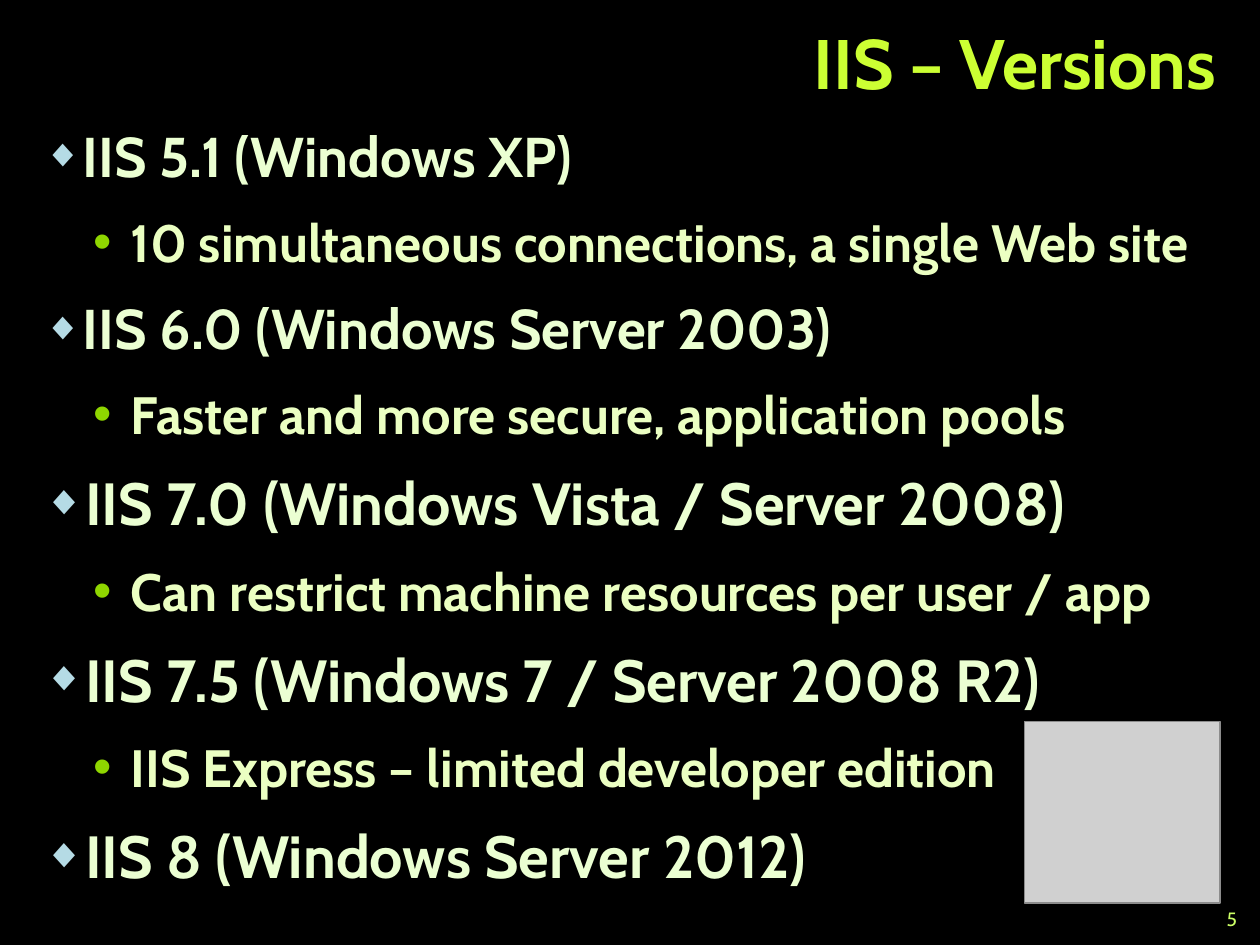
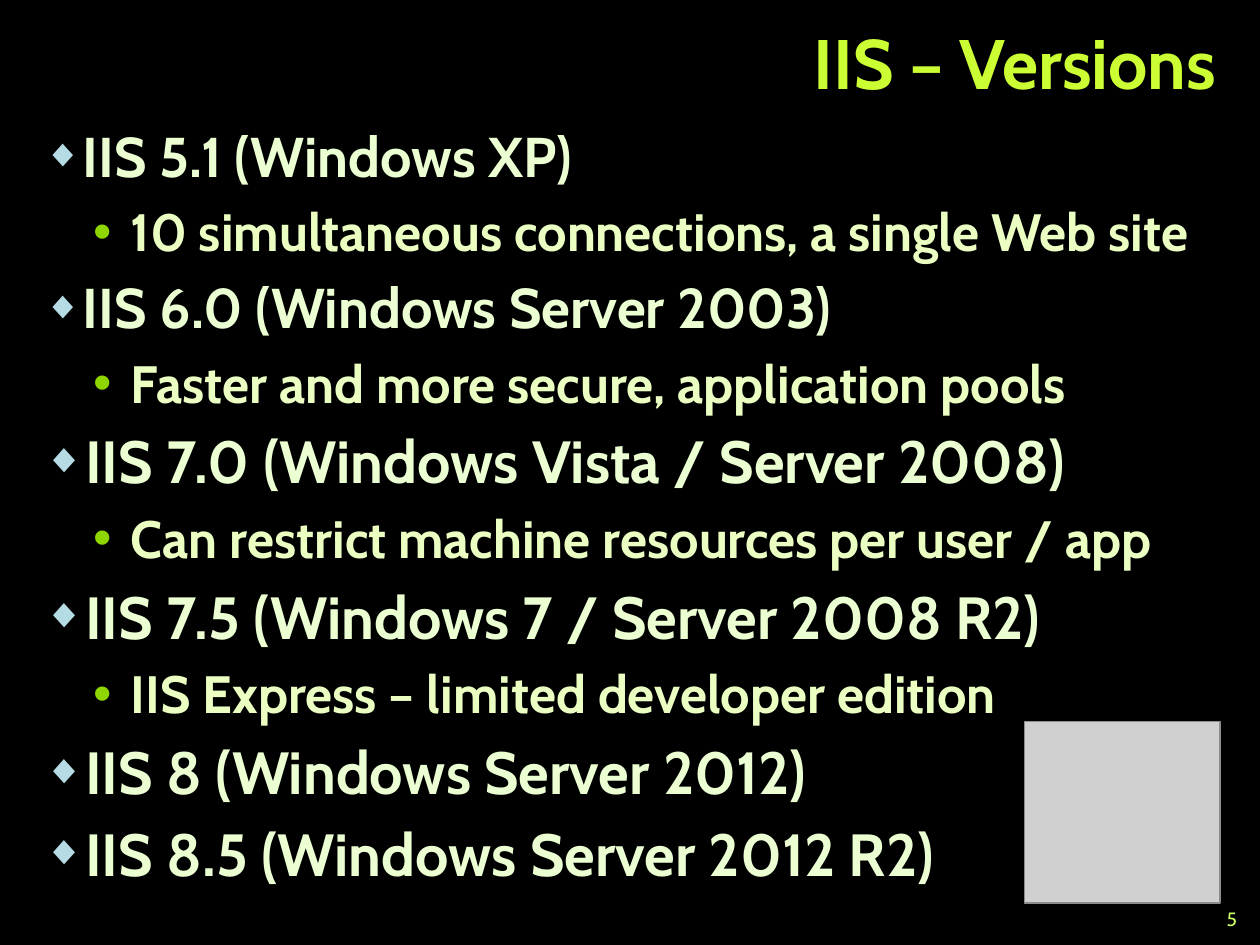
Before and after one commit to martin-nikolov/Telerik-Academy, a slide deck: slide 5 of ASP.NET MVC/08. IIS and Deployment of ASP.NET Applications/IIS and Deployment of ASP.NET Applications.pptx. Drawn at 1260x945 pixels with LibreOffice and Linux fonts; fonts in the diff are those of the drawing; grey boxes stand for pictures; background and template pictures are left out. Boxes give left, top, right and bottom in pixels: in the first picture for what was removed or moved away, otherwise in the second. Text is boxed around its words. In the diff, an @@ line names an element or a change of style, - is before the commit and + after.

```diff
--- a/ASP.NET MVC/08. IIS and Deployment of ASP.NET Applications/IIS and Deployment of ASP.NET Applications.pptx
+++ b/ASP.NET MVC/08. IIS and Deployment of ASP.NET Applications/IIS and Deployment of ASP.NET Applications.pptx
@@ text at <box>83,135,1188,802</box>: less space between paragraphs @@
@@ text at <box>85,831,934,884</box>: paragraph added @@
+◆ IIS 8.5 (Windows Server 2012 R2)
```
Also in this commit, not shown: 5 other slides changed, 1 slide added, 1 other file.
